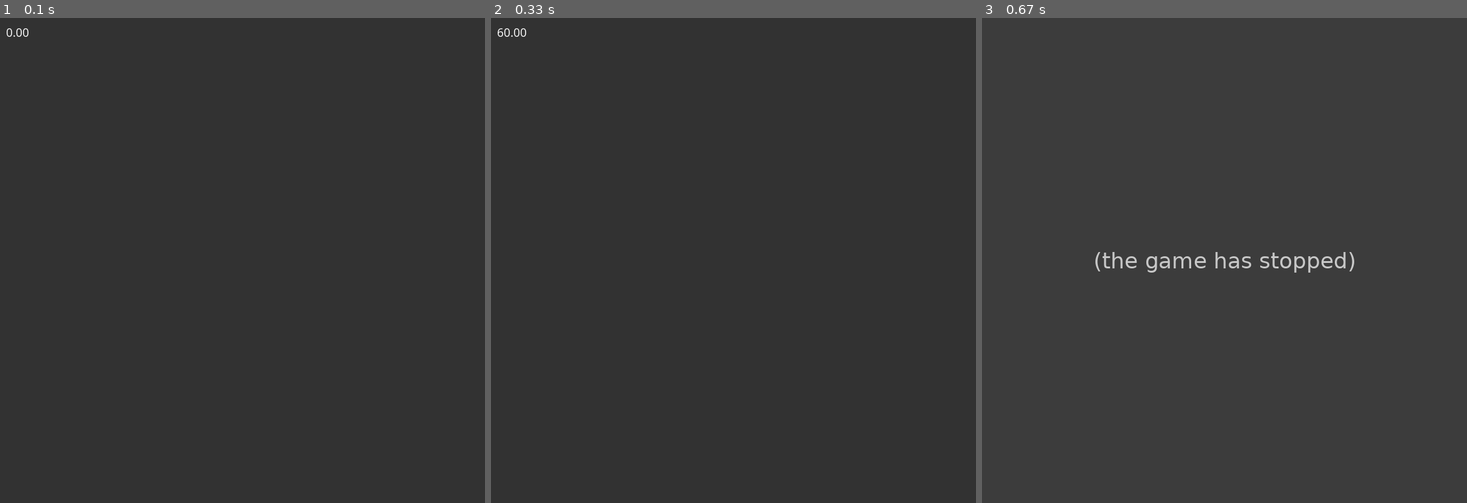
Above: before the commit, frames 1-3 (left to right).
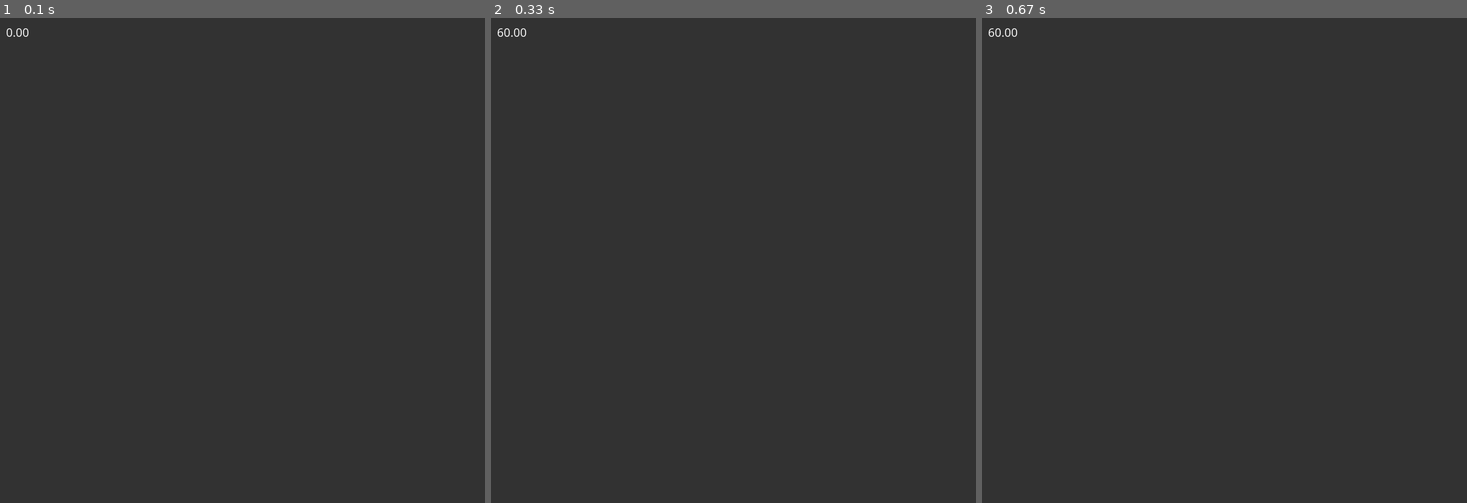
Above: after the commit, the same moments.

Repository: Mo0dy/Code4Fun
Game: pygame game, started from testing.py
The game is run twice, just before and just after one commit, with the same random seed, the same clock (stepped at 60 frames per second) and the same inputs.
Inputs:
- Up to frame 1 (0.1 s): no input
- Up to frame 2 (0.33 s): no input
- Up to frame 3 (0.67 s): tap Enter at 0.33 s

Frames 1-2 are identical in both runs. In frame 3, 0.7% of the frame differs, in the area x 1-77%, y 2-53%.
Error before the commit: KeyError: 13 (testing.py line 43); the game stopped at 0.33 s (later frames are placeholders)

Commit message:
added serial interaction with arduino

Diff:
--- /dev/null
+++ b/ArduinoInteraction/Joystick.py
@@ -0,0 +1,110 @@
+import pygame as pg
+from Code4Fun.Utility.Vec2 import Vec2
+import sys
+import serial
+
+background_color = 50, 50, 50
+window_size = 800, 800
+origin = Vec2(window_size[0] / 2, window_size[1] / 2)
+fps_cap = 60
+
+pg.init()
+screen = pg.display.set_mode(window_size)
+pg.display.set_caption("Smart Rockets")
+clock = pg.time.Clock()
+font = pg.font.SysFont("comicsansms", 20)
+
+ser = serial.Serial('/dev/tty.usbmodem1d11', 115200)
+
+buttons = {
+    0: "A",
+    1: "B",
+    2: "X",
+    3: "Y",
+}
+
+button_pressed = {
+    "A": False,
+    "B": False,
+    "X": False,
+    "Y": False,
+}
+
+offsets = {
+    "A": Vec2(0, 200),
+    "B": Vec2(200, 0),
+    "X": Vec2(-200, 0),
+    "Y": Vec2(0, -200),
+}
+
+colors = {
+    "A": (60, 219, 78),
+    "B": (208, 66, 66),
+    "X": (64, 204, 208),
+    "Y": (236, 219, 51),
+}
+
+# init joysticks and get joystick
+pg.joystick.init()
+joysticks = [pg.joystick.Joystick(x) for x in range(pg.joystick.get_count())]
+
+joystick = None
+
+# select xBox controller
+for j in joysticks:
+    name = j.get_name()
+    print(name)
+    if name == "Controller (XBOX 360 For Windows)":
+        joystick = j
+
+joystick.init()
+print("Joystick: " + joystick.get_name())
+
+
+def send_serial(button):
+    ser.write(button)
+
+
+def init():
+    pass
+
+
+def draw(dt):
+    for key, item in button_pressed.items():
+        if item:
+            pg.draw.circle(screen, colors[key], (origin + offsets[key]).tuple_int, 100)
+
+
+keydown_func = {
+    pg.K_r: init
+}
+
+init()
+loop = True
+while loop:
+    clock.tick(fps_cap)
+    for e in pg.event.get():
+        if e.type == pg.QUIT:
+            loop = False
+        elif e.type == pg.KEYDOWN:
+            try:
+                keydown_func[e.key]()
+            except:
+                sys.stderr.write("No such Key!")
+                sys.stderr.flush()
+        elif e.type == pg.JOYBUTTONDOWN:
+            print("button down")
+            if e.button in buttons:
+                button_pressed[buttons[e.button]] = True
+                send_serial(buttons[e.button])
+        elif e.type == pg.JOYBUTTONUP:
+            print("button up")
+            if e.button in buttons:
+                button_pressed[buttons[e.button]] = False
+
+    screen.fill(background_color)
+    draw(clock.get_time() / 1000)
+    text = font.render("%0.2f" % clock.get_fps(), True, (255, 255, 255))
+    screen.blit(text, (10, 10))
+    pg.display.flip()
+pg.quit()
--- a/Projects/FlameSimulation.py
+++ b/Projects/FlameSimulation.py
@@ -65,7 +65,7 @@
                     screen_mat[i, j, 1] = 255
 
 
-@nb.guvectorize([(nb.float64[:, :], nb.float64, nb.float64[:, :])], '(a,b),(),(c,d)', target='parallel', cache=True)
+@nb.guvectorize([(nb.float64[:, :], nb.float64, nb.float64[:, :])], '(a,b),(),(c,d)', target='parallel', cache=True, nopython=True)
 def fast_update(mat, cool, lap_mat):
     for i in range(heat_mat.shape[0] - 2):
         ii = i + 1
@@ -90,6 +90,7 @@
     # diffusion
     fast_update(heat_mat, cooldown, con_mat)
 
+
     if iterator % 20:
         render(pg.surfarray.pixels3d(screen), heat_mat)
     iterator += 1
--- a/Projects/MatrixAnimations/GridFlame.py
+++ b/Projects/MatrixAnimations/GridFlame.py
@@ -13,9 +13,9 @@
 cooldown = 5
 
 
-con_mat = np.array([[0.08, 0.05, 0.02],
+con_mat = np.array([[0.18, 0.05, 0.02],
                     [0.48, -1, 0.02],
-                    [0.08, 0.05, 0.02]])
+                    [0.18, 0.05, 0.02]])
 
 
 def update_ignition_values():
--- a/testing.py
+++ b/testing.py
@@ -1,15 +1,15 @@
-from Code4Fun.Utility.Vec2 import *
 import numpy as np
 import pygame as pg
+import sys
 
 background_color = 50, 50, 50
 window_size = 800, 800
+fps_cap = 60
 
 
 pg.init()
-origin = Vec2(np.array(window_size)) / 2
 screen = pg.display.set_mode(window_size)
-pg.display.set_caption("test")
+pg.display.set_caption("Smart Rockets")
 clock = pg.time.Clock()
 font = pg.font.SysFont("comicsansms", 20)
 
@@ -18,13 +18,8 @@
     pass
 
 
-def update():
+def draw(dt):
     pass
-
-
-def draw():
-    text = font.render("%0.2f" % clock.get_fps(), True, (255, 255, 255))
-    screen.blit(text, (10, 10))
 
 
 keydown_func = {
@@ -35,15 +30,20 @@
 init()
 loop = True
 while loop:
-    clock.tick(60)
+    clock.tick(fps_cap)
     for e in pg.event.get():
         if e.type == pg.QUIT:
             loop = False
         elif e.type == pg.KEYDOWN:
-            keydown_func[e.key]()
+            try:
+                keydown_func[e.key]()
+            except:
+                sys.stderr.write("No such Key!")
+                sys.stderr.flush()
 
-    update()
     screen.fill(background_color)
-    draw()
+    draw(clock.get_time() / 1000)
+    text = font.render("%0.2f" % clock.get_fps(), True, (255, 255, 255))
+    screen.blit(text, (10, 10))
     pg.display.flip()
 pg.quit()
